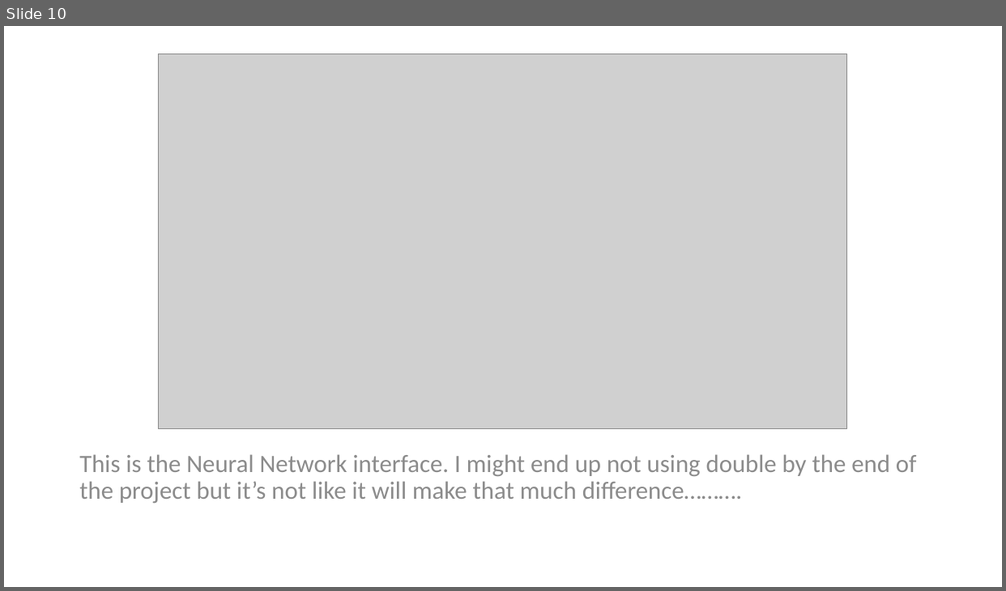
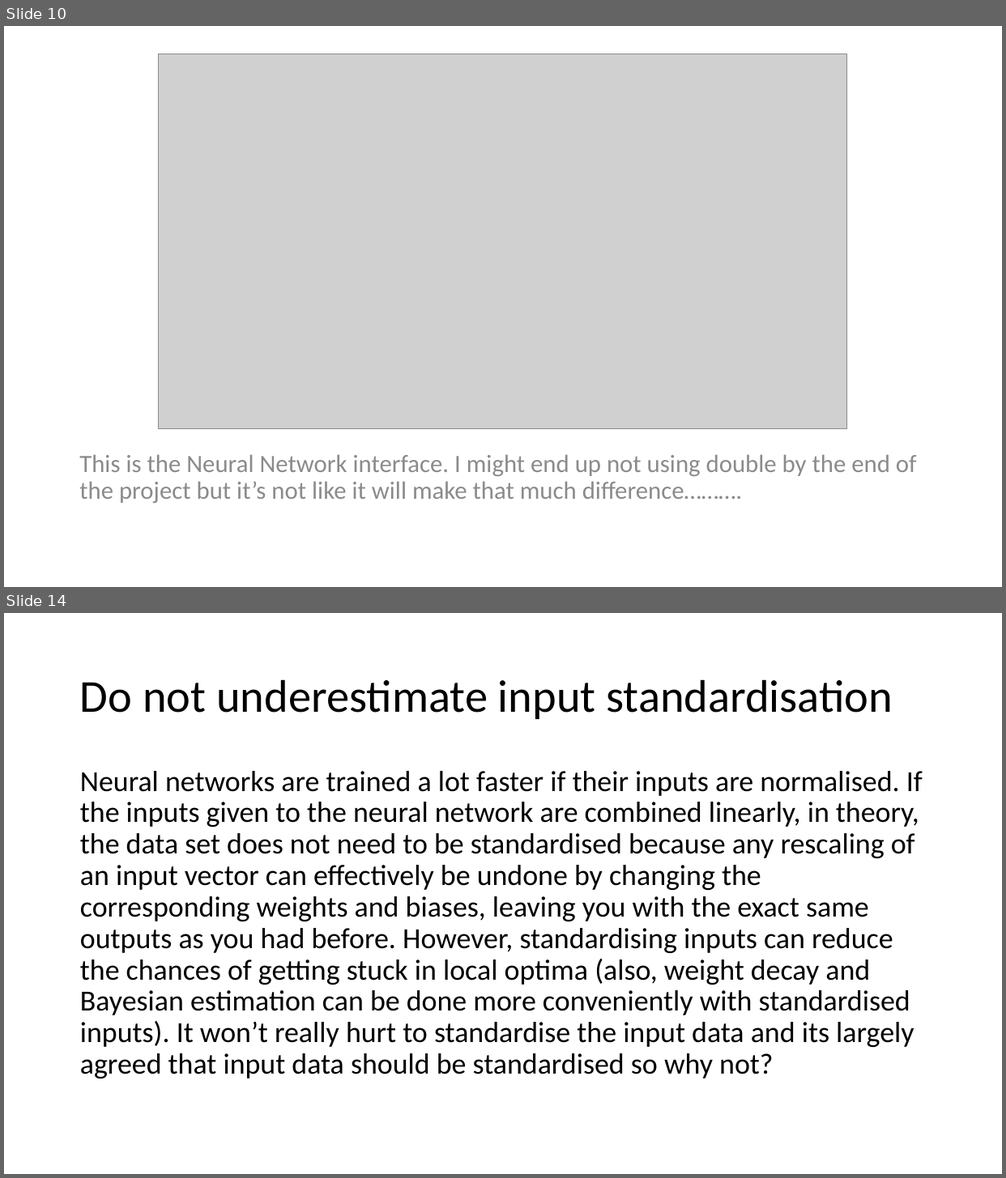
Before and after one commit to PixelZerg/NeuroOCR, a slide deck: NeuroOCR-DevelopmentDocumentation.pptx. Shown one above the other, each under a label of ours: slide 10 before the commit, slides 10 and 14 after it; the slides between them are not shown. The pictures are 1006x591 and 1006x1178 pixels, drawn with LibreOffice and Linux fonts; fonts in the diff are those of the drawing; grey boxes stand for pictures. Boxes give left, top, right and bottom in pixels: in the first picture for what was removed or moved away, otherwise in the second. Text is boxed around its words. In the diff, an @@ line names an element or a change of style, - is before the commit and + after.

```diff
--- a/NeuroOCR-DevelopmentDocumentation.pptx
+++ b/NeuroOCR-DevelopmentDocumentation.pptx
@@ slide 14 added at (x1=4, y1=613, x2=1002, y2=1174), background #FFFFFF @@
@@ title added at (x1=80, y1=679, x2=893, y2=719), 44 pt, text #000000 @@
+Do not underestimate input standardisation
@@ text added at (x1=80, y1=771, x2=923, y2=1079), 28 pt, text #000000 @@
+Neural networks are trained a lot faster if their inputs are normalised. If the inputs given to the neural network are combined linearly, in theory, the data set does not need to be standardised because any rescaling of an input vector can effectively be undone by changing the corresponding weights and biases, leaving you with the exact same outputs as you had before. However, standardising inputs can reduce the chances of getting stuck in local optima (also, weight decay and Bayesian estimation can be done more conveniently with standardised inputs). It won’t really hurt to standardise the input data and its largely agreed that input data should be standardised so why not?
```
Also in this commit, not shown: 1 slide changed, 13 other slides added, 6 other files.
